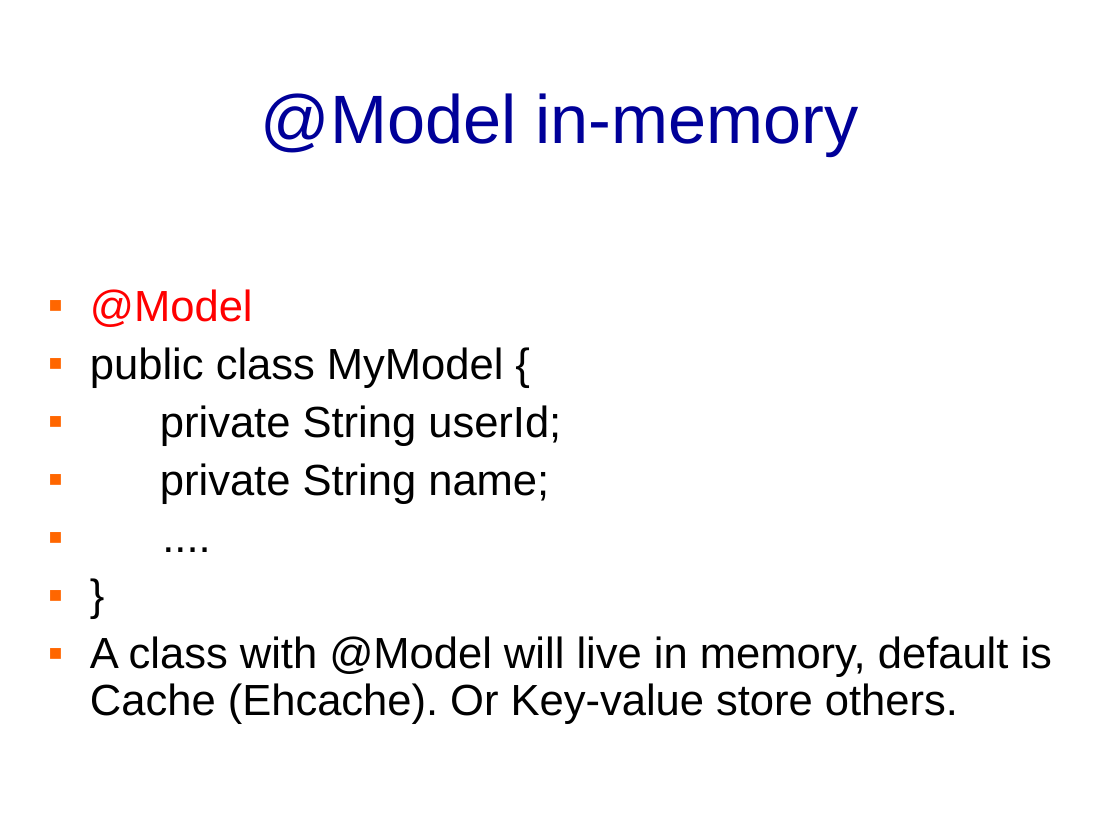
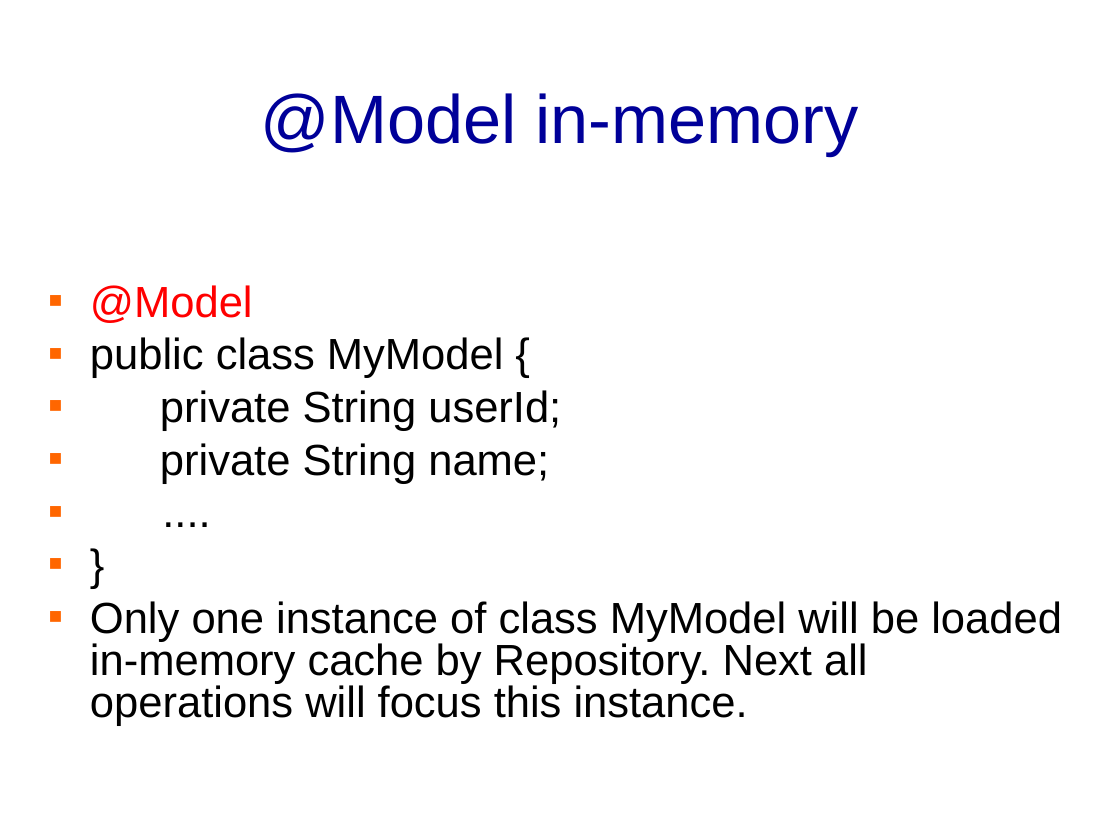
Before and after one commit to banq/jdonframework, a slide deck: slide 9 of doc/english/JdonFramework.ppt (slide 8 before the commit). Drawn at 1120x840 pixels with LibreOffice and Linux fonts; fonts in the diff are those of the drawing; background and template pictures are left out. Boxes give left, top, right and bottom in pixels: in the first picture for what was removed or moved away, otherwise in the second. Text is boxed around its words. In the diff, an @@ line names an element or a change of style, - is before the commit and + after.

```diff
--- a/doc/english/JdonFramework.ppt
+++ b/doc/english/JdonFramework.ppt
@@ text at box(90, 285, 561, 484): line spacing 0.9 to 0.8 @@
@@ text at box(90, 601, 1062, 726): text changed @@
-▪ A class with @Model will live in memory, default is Cache (Ehcache). Or Key-value store others.
+▪ Only one instance of class MyModel will be loaded in-memory cache by Repository. Next all operations will focus this instance.
```
Also in this commit, not shown: 22 other slides changed, 8 slides added, 17 slides removed, 2 other files.
